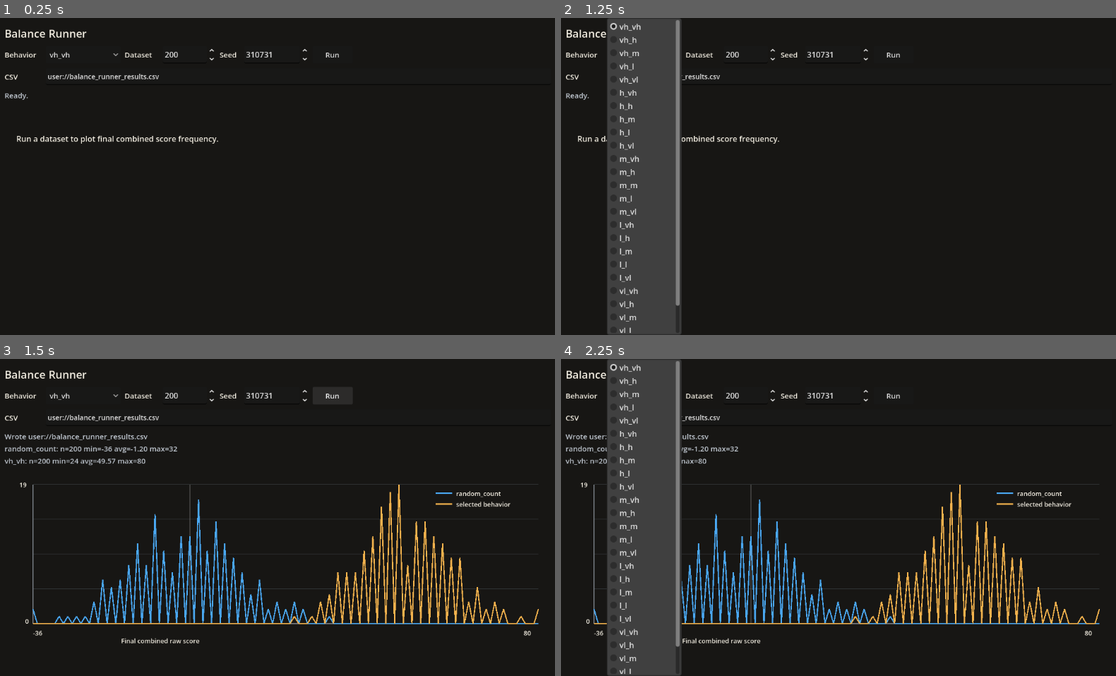
Above: before the commit, frames 1-4 (two rows, left to right).
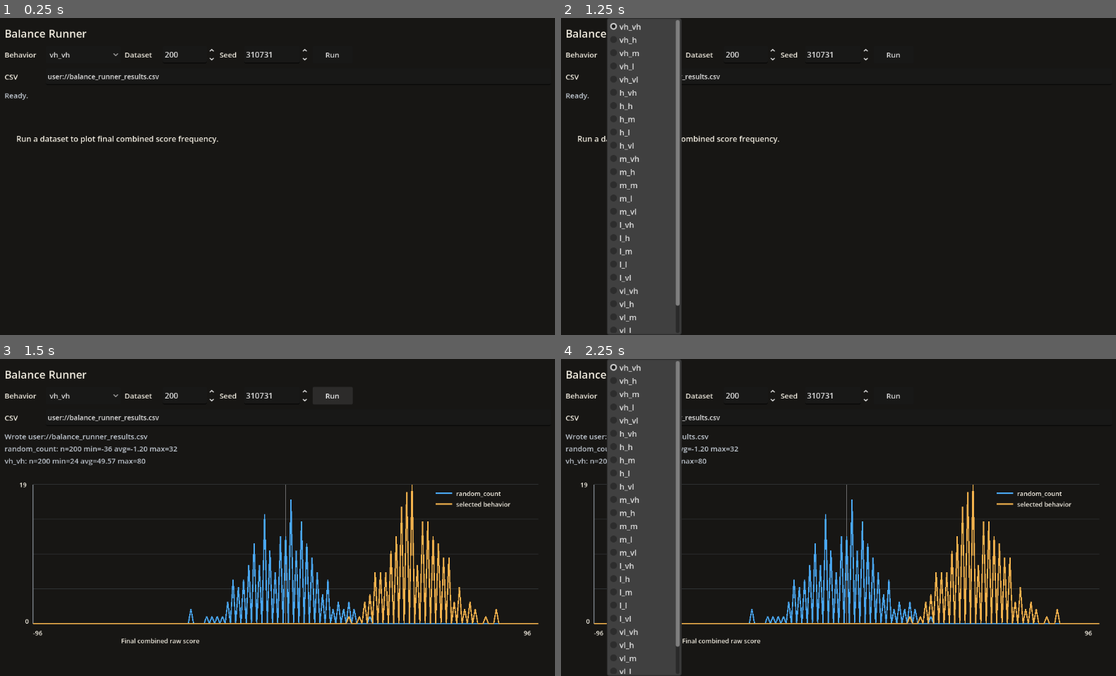
Above: after the commit, the same moments.

Repository: Josephblt/patch-notes
Game: Godot game, scene res://scenes/tools/balance_runner.tscn
The game is run twice, just before and just after one commit, with the same random seed, the same clock (stepped at 60 frames per second) and the same inputs. This scene is started directly instead of the project's main scene.
Inputs:
- Up to frame 1 (0.25 s): no input
- Up to frame 2 (1.25 s): click "vh_vh" at 0.5 s
- Up to frame 3 (1.5 s): click "Run" at 1.25 s
- Up to frame 4 (2.25 s): click "vh_vh" at 2 s

Frames 1-2 are identical in both runs. In frame 3, 8.2% of the frame differs, in the area x 5-98%, y 39-88%; in frame 4, 7.9%.

Commit message:
Fix balance graph score range

Diff:
--- a/src/scripts/tools/frequency_graph.gd
+++ b/src/scripts/tools/frequency_graph.gd
@@ -12,6 +12,8 @@
 const PADDING_TOP: float = 28.0
 const PADDING_RIGHT: float = 26.0
 const PADDING_BOTTOM: float = 48.0
+const MIN_COMBINED_SCORE: int = -96
+const MAX_COMBINED_SCORE: int = 96
 
 var series_by_behavior: Dictionary[String, Dictionary] = {}
 var min_score: int = 0
@@ -171,20 +173,10 @@
 
 
 func _recalculate_bounds() -> void:
-	min_score = 0
-	max_score = 0
+	min_score = MIN_COMBINED_SCORE
+	max_score = MAX_COMBINED_SCORE
 	max_frequency = 0
-
-	var has_score: bool = false
 
 	for frequencies: Dictionary in series_by_behavior.values():
 		for score: int in frequencies.keys():
-			if not has_score:
-				min_score = score
-				max_score = score
-				has_score = true
-			else:
-				min_score = min(min_score, score)
-				max_score = max(max_score, score)
-
 			max_frequency = max(max_frequency, frequencies[score])
Not shown, changed: tools/plot_balance_results.py
